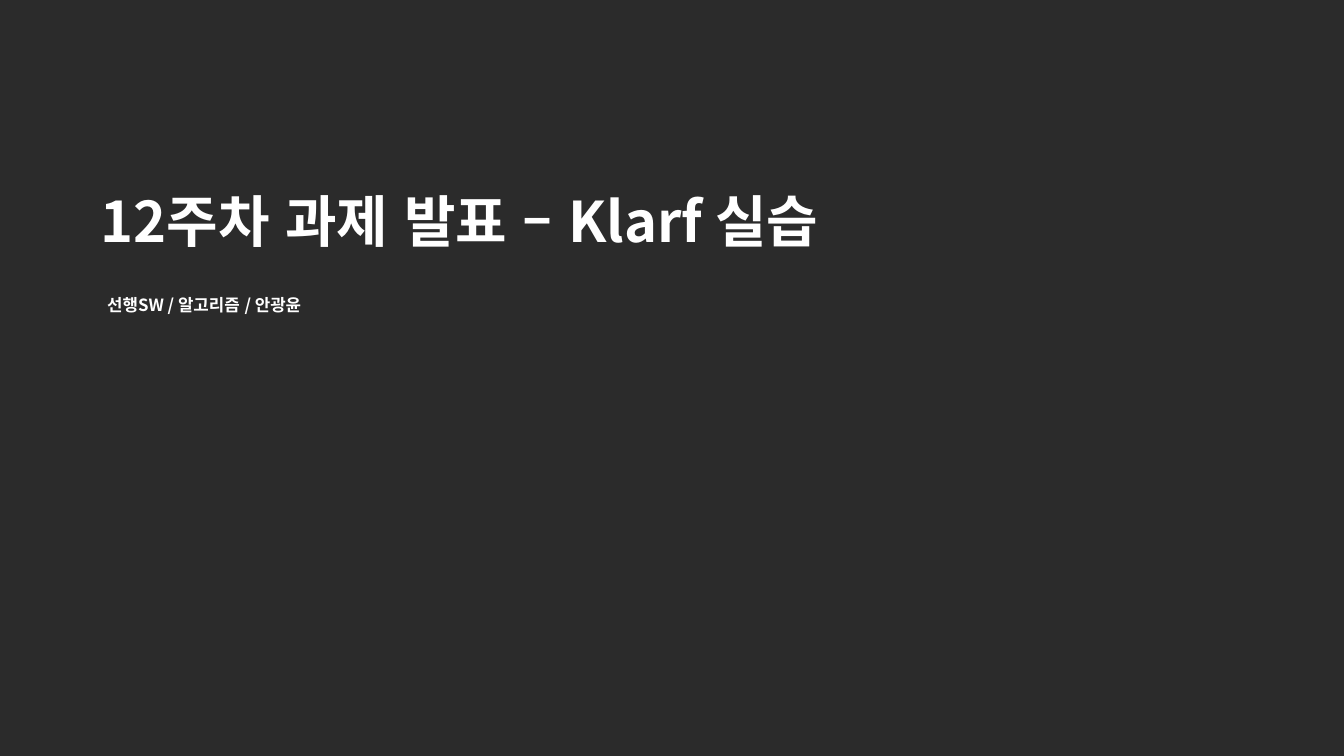
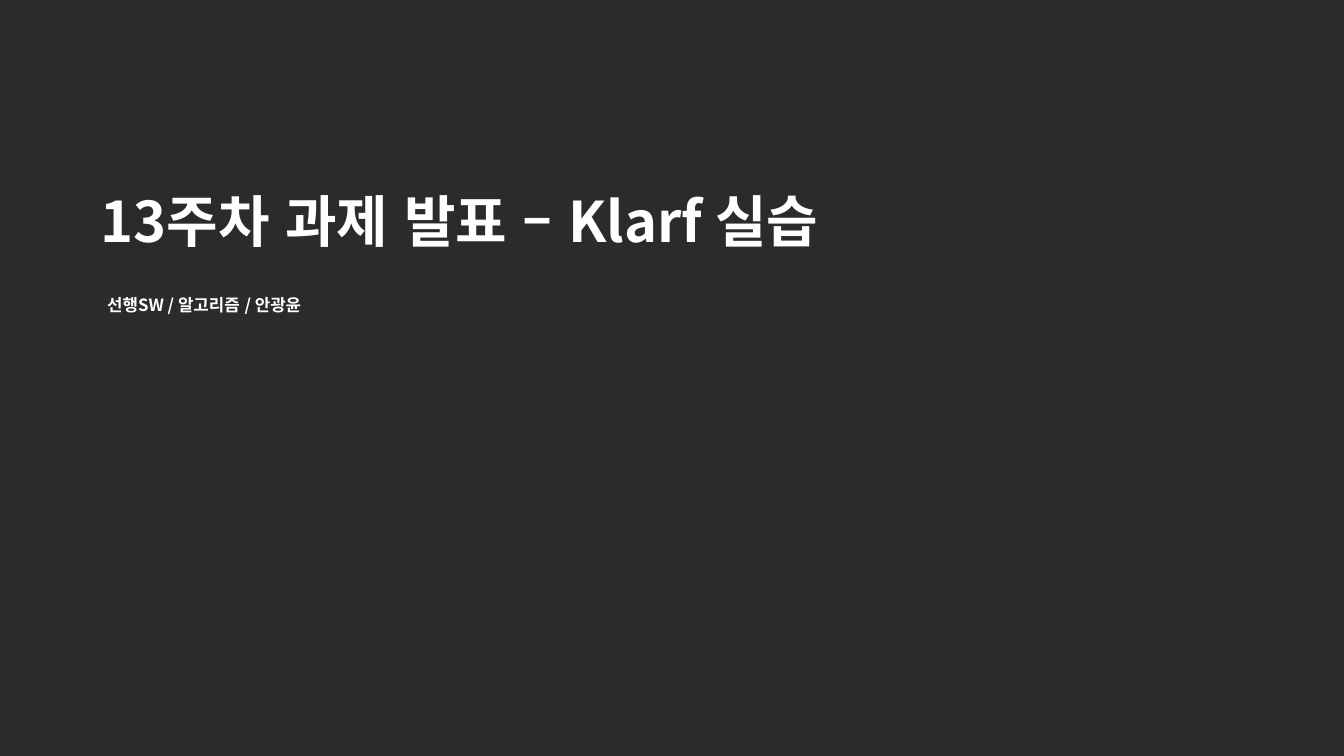
Before and after one commit to gyoon88/KlarfViewer, a slide deck: slide 1 of Docs/12주차_과제_발표_안광윤.pptx. Drawn at 1344x756 pixels with LibreOffice and Linux fonts; fonts in the diff are those of the drawing; background and template pictures are left out; a plain dark background stands for a picture behind light text. Boxes give left, top, right and bottom in pixels: in the first picture for what was removed or moved away, otherwise in the second. Text is boxed around its words. In the diff, an @@ line names an element or a change of style, - is before the commit and + after.

```diff
--- a/Docs/12주차_과제_발표_안광윤.pptx
+++ b/Docs/12주차_과제_발표_안광윤.pptx
@@ text at (101, 195, 819, 247): text changed @@
-12주차 과제 발표 – Klarf 실습
+13주차 과제 발표 – Klarf 실습
```
Also in this commit, not shown: 2 other slides changed, 7 other files.
